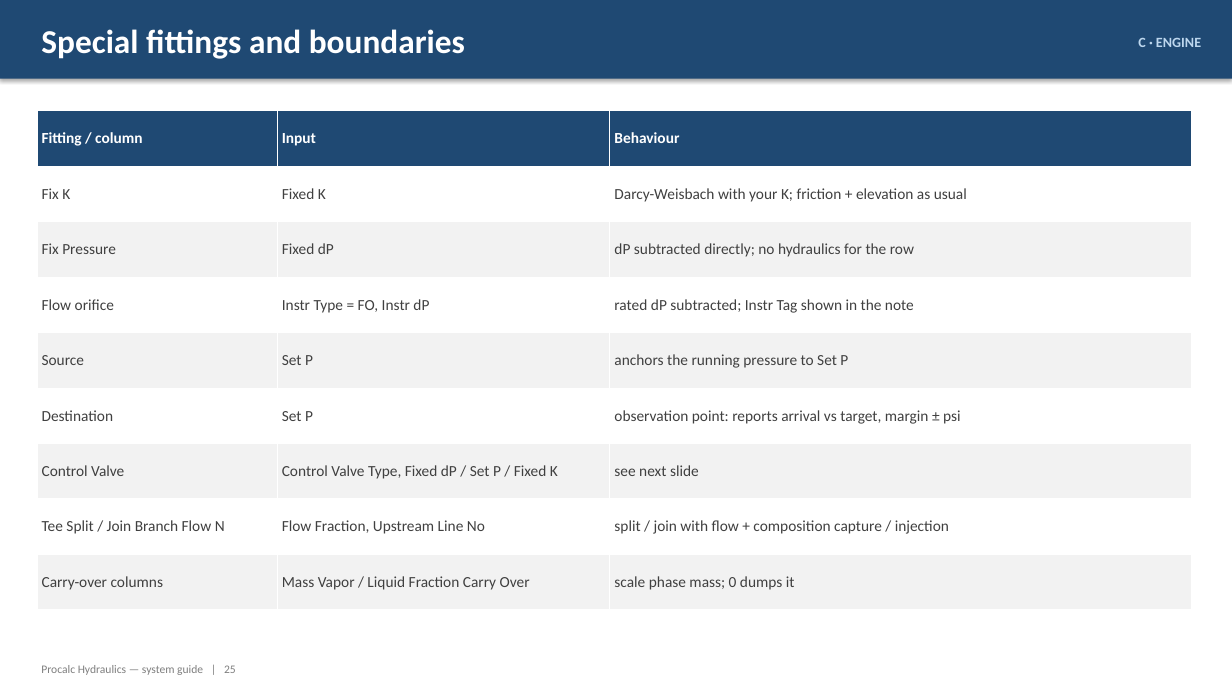
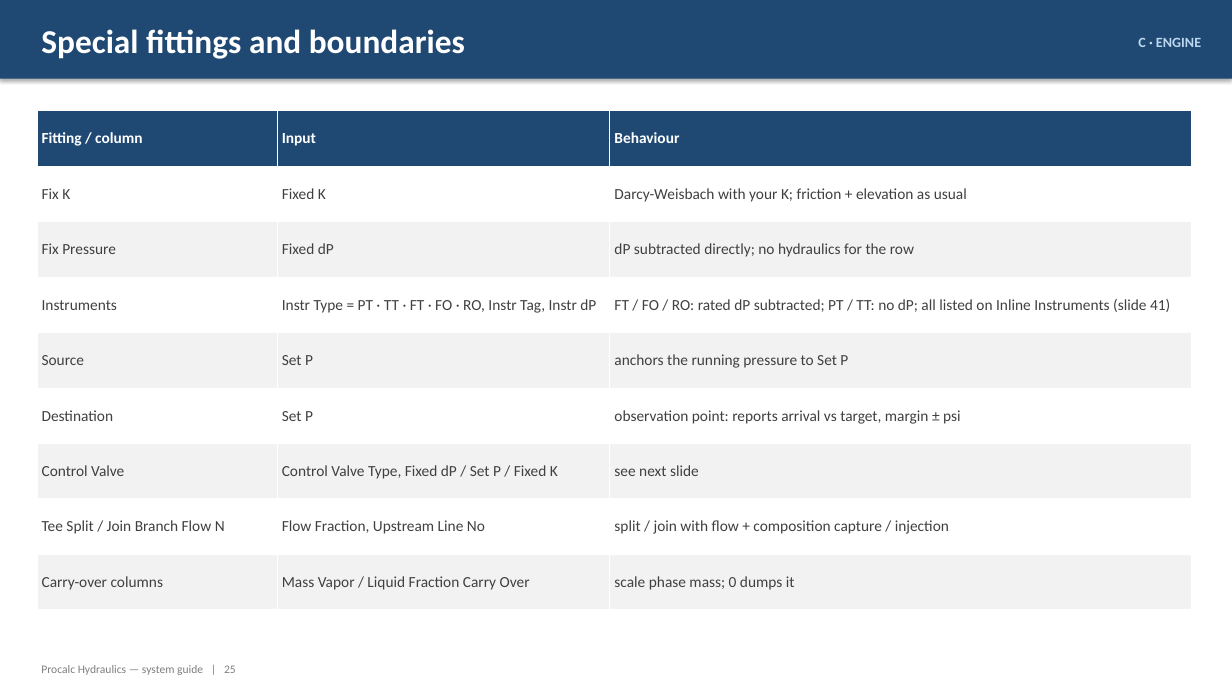
Before and after one commit to ipratikmenon/procalc, a slide deck: slide 25 of Hydraulics/Procalc_Hydraulics_System_Guide.pptx. Drawn at 1232x693 pixels with LibreOffice and Linux fonts; fonts in the diff are those of the drawing. Boxes give left, top, right and bottom in pixels: in the first picture for what was removed or moved away, otherwise in the second. Text is boxed around its words. In the diff, an @@ line names an element or a change of style, - is before the commit and + after.

```diff
--- a/Hydraulics/Procalc_Hydraulics_System_Guide.pptx
+++ b/Hydraulics/Procalc_Hydraulics_System_Guide.pptx
@@ table at <box>37,111,1192,610</box> @@
-row 4: Flow orifice | Instr Type = FO, Instr dP | rated dP subtracted; Instr Tag shown in the note
+row 4: Instruments | Instr Type = PT · TT · FT · FO · RO, Instr Tag, Instr dP | FT / FO / RO: rated dP subtracted; PT / TT: no dP; all listed on Inline Instruments (slide 41)
```
Also in this commit, not shown: 26 other slides changed, 4 slides added, 4 slides removed, 2 other files.
